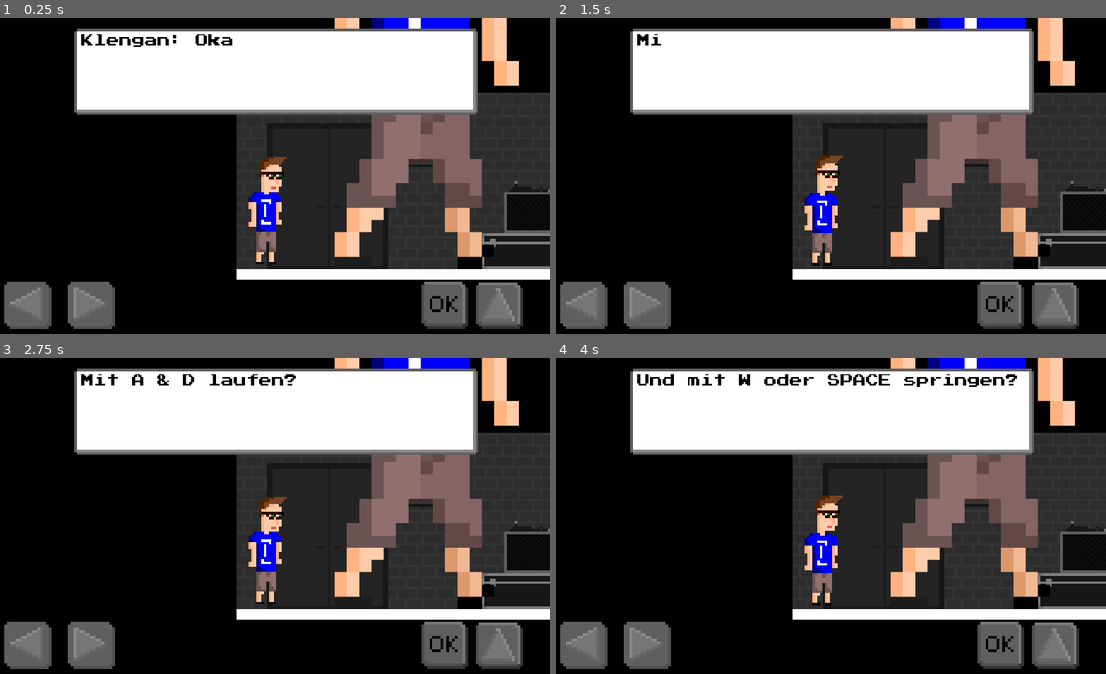
Above: before the commit, frames 1-4 (two rows, left to right).
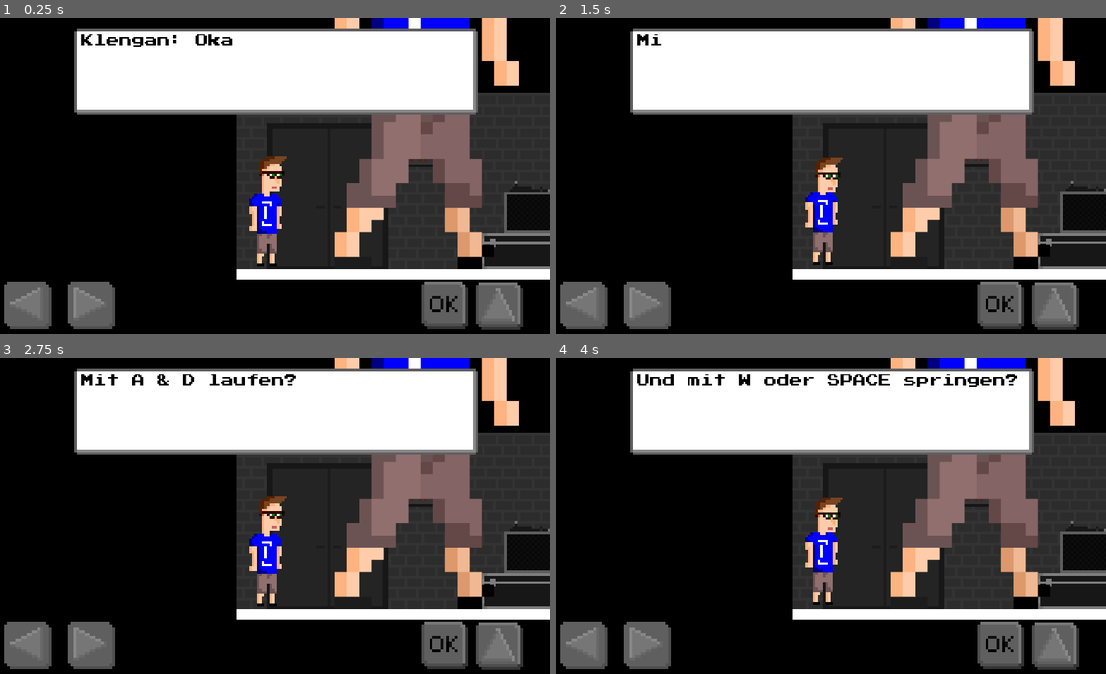
Above: after the commit, the same moments.

Repository: klenganthegame/KlenganTheGame
Game: Godot game, scene res://level/1/Level1.tscn
Same seed, same stepped clock (60 frames per second), same inputs: the game is played once before the commit and once after it.
Inputs:
- Up to frame 1 (0.25 s): no input
- Up to frame 2 (1.5 s): tap Enter (accept) at 0.5, 1.35 s; hold Enter (accept) 0.53-1.28 s; hold D (walk_right) from 0.53 s (still down); tap Space (jump) at 0.77 s
- Up to frame 3 (2.75 s): tap Space (jump) at 1.52 s; tap Enter (accept) at 2 s; release D (walk_right) at 2.03 s; hold A (walk_left) from 2.03 s (still down); hold Enter (accept) from 2.03 s (still down)
- Up to frame 4 (4 s): release A (walk_left) at 2.78 s; release Enter (accept) at 2.78 s; hold D (walk_right) from 2.78 s (still down); tap Enter (accept) at 2.85 s; tap Space (jump) at 3.02, 3.77 s; hold Enter (accept) from 3.53 s (still down)

The runs differ from the first frame. In frame 1, 0.5% of the frame differs, in the area x 45-96%, y 43-99%; in frame 2, 0.5%; in frame 3, 0.5%; in frame 4, 0.5%.

Commit message:
fixed klengan-moving-bug while dialoguebox

Diff:
--- a/objects/level1/Klengan.gd
+++ b/objects/level1/Klengan.gd
@@ -24,8 +24,6 @@
 
 func _process(delta):
 	can_move = !$CanvasLayer/DialogueBox.block_walk
-
-
 	if transform.origin.y > spawn.y + 1000 && !is_on_floor():
 		transform.origin = spawn
 		talk(["GameMaster: Uff... Das nächste Mal helfe ich dir nicht mehr aus der Patsche..."])
@@ -76,6 +74,7 @@
 		motion = move_and_slide(motion, Vector2(0, -1))
 	else:
 		$AnimatedSprite.play("idle")
+		move_and_slide(Vector2(0, 0), Vector2(0, 0))
 
 func talk(text : Array):
 	$CanvasLayer/DialogueBox.talk(text)
--- a/objects/level1/Klengan.tscn
+++ b/objects/level1/Klengan.tscn
@@ -15,12 +15,11 @@
 [ext_resource path="res://sprites/mobilebuttons/original/JumpPressed.png" type="Texture" id=13]
 [ext_resource path="res://sprites/mobilebuttons/original/EnterUnpressed.png" type="Texture" id=14]
 [ext_resource path="res://sprites/mobilebuttons/original/EnterPressed.png" type="Texture" id=15]
-[ext_resource path="res://Sprites/font/PressStart2P.ttf" type="DynamicFontData" id=16]
-[ext_resource path="res://Sprites/MobileButtons/85/RightUnressed_85.png" type="Texture" id=17]
-[ext_resource path="res://Sprites/MobileButtons/85/RightPressed_85.png" type="Texture" id=18]
-[ext_resource path="res://Sprites/MobileButtons/85/LeftUnpressed_85.png" type="Texture" id=19]
-[ext_resource path="res://Sprites/MobileButtons/85/LeftPressed_85.png" type="Texture" id=20]
-[ext_resource path="res://objects/mechanics/DialogueBox.tscn" type="PackedScene" id=21]
+[ext_resource path="res://Sprites/MobileButtons/85/RightUnressed_85.png" type="Texture" id=16]
+[ext_resource path="res://Sprites/MobileButtons/85/RightPressed_85.png" type="Texture" id=17]
+[ext_resource path="res://Sprites/MobileButtons/85/LeftUnpressed_85.png" type="Texture" id=18]
+[ext_resource path="res://Sprites/MobileButtons/85/LeftPressed_85.png" type="Texture" id=19]
+[ext_resource path="res://objects/mechanics/DialogueBox.tscn" type="PackedScene" id=20]
 
 [sub_resource type="SpriteFrames" id=1]
 animations = [ {
@@ -41,18 +40,14 @@
 [sub_resource type="RectangleShape2D" id=3]
 extents = Vector2( 19.0106, 6.71835 )
 
-[sub_resource type="DynamicFont" id=4]
-size = 38
-font_data = ExtResource( 16 )
-
 [node name="Klengan" type="KinematicBody2D"]
 script = ExtResource( 1 )
 
 [node name="AnimatedSprite" type="AnimatedSprite" parent="."]
+position = Vector2( 1, 1 )
 scale = Vector2( 0.2, 0.2 )
 frames = SubResource( 1 )
 animation = "idle"
-frame = 1
 playing = true
 
 [node name="Camera2D" type="Camera2D" parent="."]
@@ -74,7 +69,7 @@
 [node name="CanvasLayer" type="CanvasLayer" parent="."]
 
 [node name="Up" type="TouchScreenButton" parent="CanvasLayer"]
-position = Vector2( 890, 480.815 )
+position = Vector2( 890, 481.042 )
 scale = Vector2( 5, 5 )
 normal = ExtResource( 12 )
 pressed = ExtResource( 13 )
@@ -87,28 +82,19 @@
 pressed = ExtResource( 15 )
 action = "accept"
 
-[node name="Label" type="Label" parent="CanvasLayer/Okay"]
-margin_left = 6.13867
-margin_top = 23.327
-margin_right = 88.1387
-margin_bottom = 102.327
-custom_fonts/font = SubResource( 4 )
-custom_colors/font_color = Color( 0, 0, 0, 1 )
-text = "OK"
-
 [node name="Right" type="TouchScreenButton" parent="CanvasLayer"]
 position = Vector2( 150, 480 )
-normal = ExtResource( 17 )
-pressed = ExtResource( 18 )
+normal = ExtResource( 16 )
+pressed = ExtResource( 17 )
 action = "walk_right"
 
 [node name="Left" type="TouchScreenButton" parent="CanvasLayer"]
 position = Vector2( 35, 480 )
-normal = ExtResource( 19 )
-pressed = ExtResource( 20 )
+normal = ExtResource( 18 )
+pressed = ExtResource( 19 )
 action = "walk_left"
 
-[node name="DialogueBox" parent="CanvasLayer" instance=ExtResource( 21 )]
+[node name="DialogueBox" parent="CanvasLayer" instance=ExtResource( 20 )]
 visible = false
 wait_time = 0.01
 [connection signal="area_entered" from="Area2D" to="." method="_on_Area2D_area_entered"]
Not shown: 1 places in objects/level1/Klengan.tscn that only renumber resources
